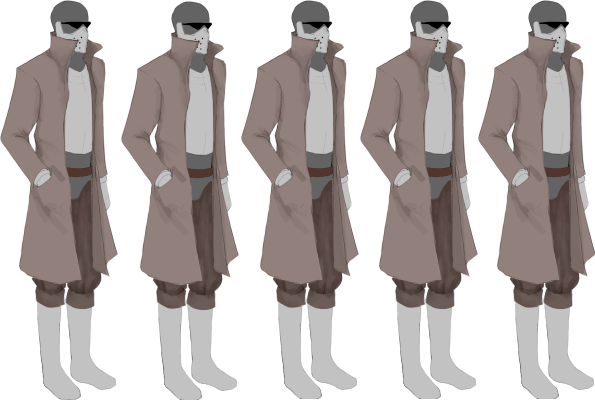
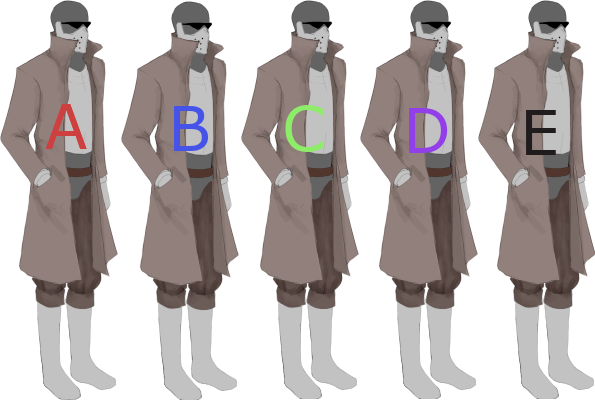
The second 595x400 image is a revision of the first. Changes to its layers:
renamed "Pasted Layer" to "E", painted on it over [left=526, top=110, right=556, bottom=155]
added layer "D" above "C" over [left=409, top=108, right=448, bottom=153]
added layer "C" above "B" over [left=285, top=105, right=323, bottom=152]
added layer "B" above "A" over [left=174, top=106, right=209, bottom=151]
added layer "A" above "wes_c1_normal.png" over [left=45, top=104, right=87, bottom=149]
painted on "wes_c1_normal.png" over [left=526, top=110, right=556, bottom=155]
